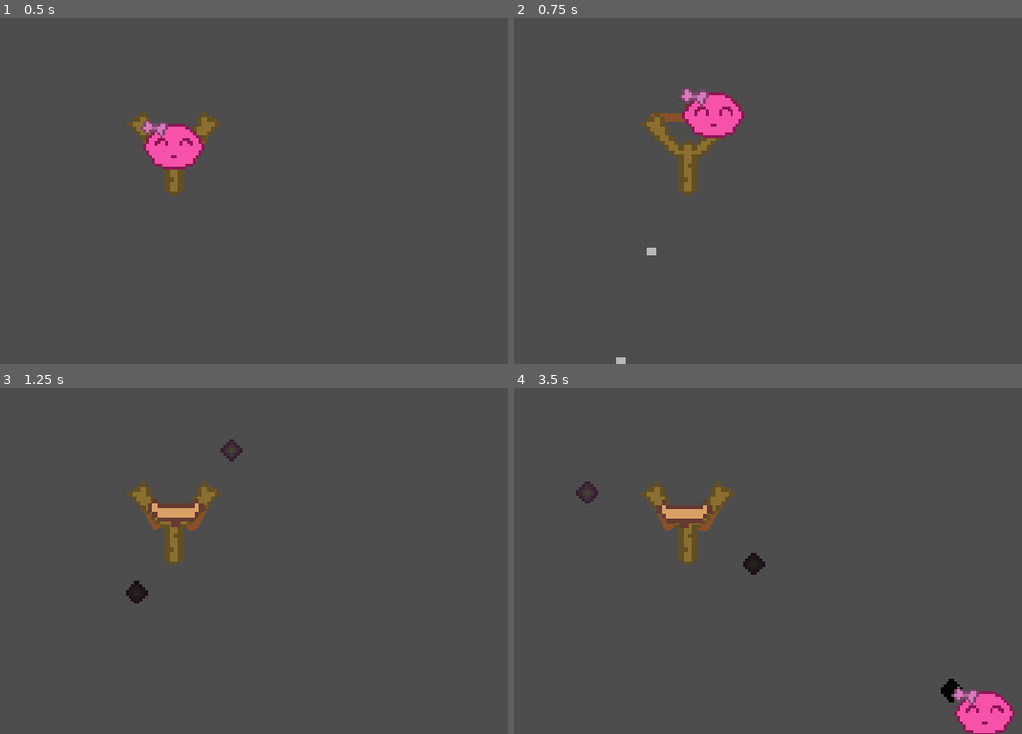
Above: before the commit, frames 1-4 (two rows, left to right).
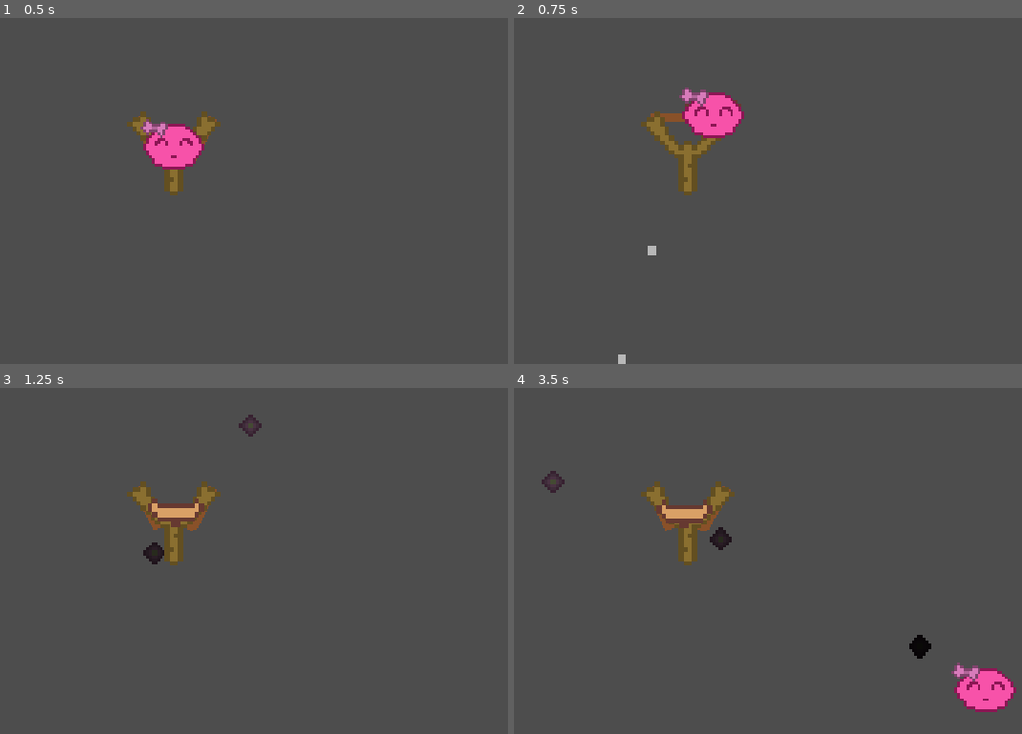
Above: after the commit, the same moments.

Repository: Navarro0k/Slimeterra
Game: Godot game, scene res://Scenes/Slingshoot.tscn
The game is run twice, just before and just after one commit, with the same random seed, the same clock (stepped at 60 frames per second) and the same inputs. The project has no main scene, so this scene is started directly.
Inputs (mouse positions are in pixels of both pictures, inside the frame that each line leads up to):
- Up to frame 1 (0.5 s): no input
- Up to frame 2 (0.75 s): tap Enter at 0.5 s; drag from (686, 149) to (762, 56) at 0.52 s
- Up to frame 3 (1.25 s): no input
- Up to frame 4 (3.5 s): drag from (915, 585) to (691, 516) at 1.27 s; move the mouse to (outside the picture) at 2.02 s; click (outside the picture) at 2.17 s; drag from (727, 519) to (outside the picture) at 2.77 s

Frame 1 is identical in both runs. In frame 2, less than 0.1% of the frame differs, in the area x 20-29%, y 65-100%; in frame 3, 0.7%; in frame 4, 2.8%, in the area x 5-99%, y 23-100%.

Commit message:
Agregar solucionador numérico para el movimiento de proyectiles
Introduce un solucionador numérico reutilizable con Euler, Euler mejorado e integración con RK4, además de herramientas para la obtención de soluciones exactas. Slime ahora ejecuta una simulación de vuelo personalizada durante las actualizaciones de física, y la vista previa de la trayectoria del tirachinas utiliza el solucionador numérico en lugar de cálculos balísticos simples.

Diff:
--- /dev/null
+++ b/Scripts/SolverNumerico.gd
@@ -0,0 +1,81 @@
+class_name SolverNumerico
+extends RefCounted
+
+enum Metodo { EULER, EULER_MEJORADO, RK4 }
+
+
+## Aceleración del sistema: a(p, v) = g - k*v
+static func aceleracion(_pos: Vector2, vel: Vector2, gravedad: float, k: float) -> Vector2:
+	return Vector2(0.0, gravedad) - vel * k
+
+
+## Un solo paso de integración. Devuelve [nueva_pos, nueva_vel].
+static func paso(metodo: Metodo, pos: Vector2, vel: Vector2, dt: float, gravedad: float, k: float) -> Array:
+	match metodo:
+		Metodo.EULER:
+			# y_{n+1} = y_n + h * f(y_n)          (orden 1)
+			var a: Vector2 = aceleracion(pos, vel, gravedad, k)
+			return [pos + vel * dt, vel + a * dt]
+
+		Metodo.EULER_MEJORADO:
+			# Heun: promedia la pendiente al inicio y al final (orden 2)
+			var a1: Vector2 = aceleracion(pos, vel, gravedad, k)
+			var pos_pred: Vector2 = pos + vel * dt
+			var vel_pred: Vector2 = vel + a1 * dt
+			var a2: Vector2 = aceleracion(pos_pred, vel_pred, gravedad, k)
+			return [
+				pos + (vel + vel_pred) * 0.5 * dt,
+				vel + (a1 + a2) * 0.5 * dt,
+			]
+
+		_:  # Metodo.RK4 (orden 4)
+			var k1p: Vector2 = vel
+			var k1v: Vector2 = aceleracion(pos, vel, gravedad, k)
+
+			var k2p: Vector2 = vel + k1v * (dt * 0.5)
+			var k2v: Vector2 = aceleracion(pos + k1p * (dt * 0.5), k2p, gravedad, k)
+
+			var k3p: Vector2 = vel + k2v * (dt * 0.5)
+			var k3v: Vector2 = aceleracion(pos + k2p * (dt * 0.5), k3p, gravedad, k)
+
+			var k4p: Vector2 = vel + k3v * dt
+			var k4v: Vector2 = aceleracion(pos + k3p * dt, k4p, gravedad, k)
+
+			return [
+				pos + (k1p + k2p * 2.0 + k3p * 2.0 + k4p) * (dt / 6.0),
+				vel + (k1v + k2v * 2.0 + k3v * 2.0 + k4v) * (dt / 6.0),
+			]
+
+
+## Calcula 'pasos' puntos de la trayectoria (sin incluir el punto inicial).
+static func trayectoria(
+		pos0: Vector2, vel0: Vector2, gravedad: float, k: float,
+		dt: float, pasos: int, metodo: Metodo = Metodo.RK4
+) -> PackedVector2Array:
+	var puntos := PackedVector2Array()
+	var pos := pos0
+	var vel := vel0
+	for i in range(pasos):
+		var r: Array = paso(metodo, pos, vel, dt, gravedad, k)
+		pos = r[0]
+		vel = r[1]
+		puntos.append(pos)
+	return puntos
+
+
+static func solucion_exacta(pos0: Vector2, vel0: Vector2, gravedad: float, k: float, t: float) -> Vector2:
+	var g := Vector2(0.0, gravedad)
+	if k < 0.00001:
+		return pos0 + vel0 * t + g * (0.5 * t * t)
+	var vt: Vector2 = g / k
+	return pos0 + vt * t + (vel0 - vt) * ((1.0 - exp(-k * t)) / k)
+
+
+## Error (en píxeles) de un método al tiempo t = dt * pasos, comparado con la solución exacta.
+static func error_en(
+		metodo: Metodo, pos0: Vector2, vel0: Vector2, gravedad: float, k: float,
+		dt: float, pasos: int
+) -> float:
+	var puntos := trayectoria(pos0, vel0, gravedad, k, dt, pasos, metodo)
+	var exacta := solucion_exacta(pos0, vel0, gravedad, k, dt * pasos)
+	return puntos[pasos - 1].distance_to(exacta)
--- a/Scripts/slime.gd
+++ b/Scripts/slime.gd
@@ -1,12 +1,42 @@
 extends RigidBody2D
 
-@onready var particulas_rastro = $CPUParticles2D
+@export var metodo: SolverNumerico.Metodo = SolverNumerico.Metodo.RK4
+
+@onready var particulas_rastro: CPUParticles2D = $CPUParticles2D
+
+var arrastre: float
+var vel_sim: Vector2 = Vector2.ZERO
+var v_motor: Vector2 = Vector2.ZERO
+var volando: bool = false
+
+func _ready():
+	custom_integrator = true
+	var damp_global: float = ProjectSettings.get_setting("physics/2d/default_linear_damp")
+	arrastre = linear_damp + damp_global if linear_damp_mode == DAMP_MODE_COMBINE else linear_damp
 
 func _physics_process(_delta):
-	if linear_velocity.length() > 5.0:
-		particulas_rastro.emitting = true
-	else:
-		particulas_rastro.emitting = false
+	particulas_rastro.emitting = linear_velocity.length() > 5.0
 
-func lanzar(vector_impulso: Vector2):
-	apply_central_impulse(vector_impulso)
+func lanzar(velocidad_inicial: Vector2):
+	vel_sim = velocidad_inicial
+	v_motor = vel_sim
+	linear_velocity = vel_sim
+	volando = true
+
+func _integrate_forces(state: PhysicsDirectBodyState2D):
+	if not volando:
+		return
+
+	var dt: float = state.step
+	var gravedad: float = ProjectSettings.get_setting("physics/2d/default_gravity")
+
+	# Re-sincronizar si ocurrió una colisión en el paso físico anterior
+	if state.linear_velocity.distance_to(v_motor) > 0.01:
+		vel_sim = state.linear_velocity
+
+	var pos: Vector2 = state.transform.origin
+	var r: Array = SolverNumerico.paso(metodo, pos, vel_sim, dt, gravedad, arrastre)
+
+	vel_sim = r[1]
+	v_motor = (r[0] - pos) / dt
+	state.linear_velocity = v_motor
--- a/Scripts/slingshoot.gd
+++ b/Scripts/slingshoot.gd
@@ -48,14 +48,14 @@
 		if vector_disparo.length() > 5.0:
 			var velocidad_inicial = vector_disparo * multiplicador_fuerza
 			var gravedad = ProjectSettings.get_setting("physics/2d/default_gravity")
+			var k = ProjectSettings.get_setting("physics/2d/default_linear_damp")
 
-			for i in range(1, puntos_trayectoria + 1):
-				var t = i * paso_tiempo
-				var desp_x = velocidad_inicial.x * t
-				var desp_y = (velocidad_inicial.y * t) + (0.5 * gravedad * t * t)
-				var pos_punto = holder.position + Vector2(desp_x, desp_y)
-
-				draw_rect(Rect2(pos_punto - Vector2(1, 1), Vector2(2, 2)), Color(1.0, 1.0, 1.0, 0.6))
+			var puntos = SolverNumerico.trayectoria(
+				holder.position, velocidad_inicial, gravedad, k,
+				paso_tiempo, puntos_trayectoria, SolverNumerico.Metodo.RK4
+			)
+			for p in puntos:
+				draw_rect(Rect2(p - Vector2(1, 1), Vector2(2, 2)), Color(1.0, 1.0, 1.0, 0.6))
 
 func _on_holder_input_event(_viewport, event, _shape_idx):
 	if event is InputEventMouseButton and event.button_index == MOUSE_BUTTON_LEFT and event.pressed:
